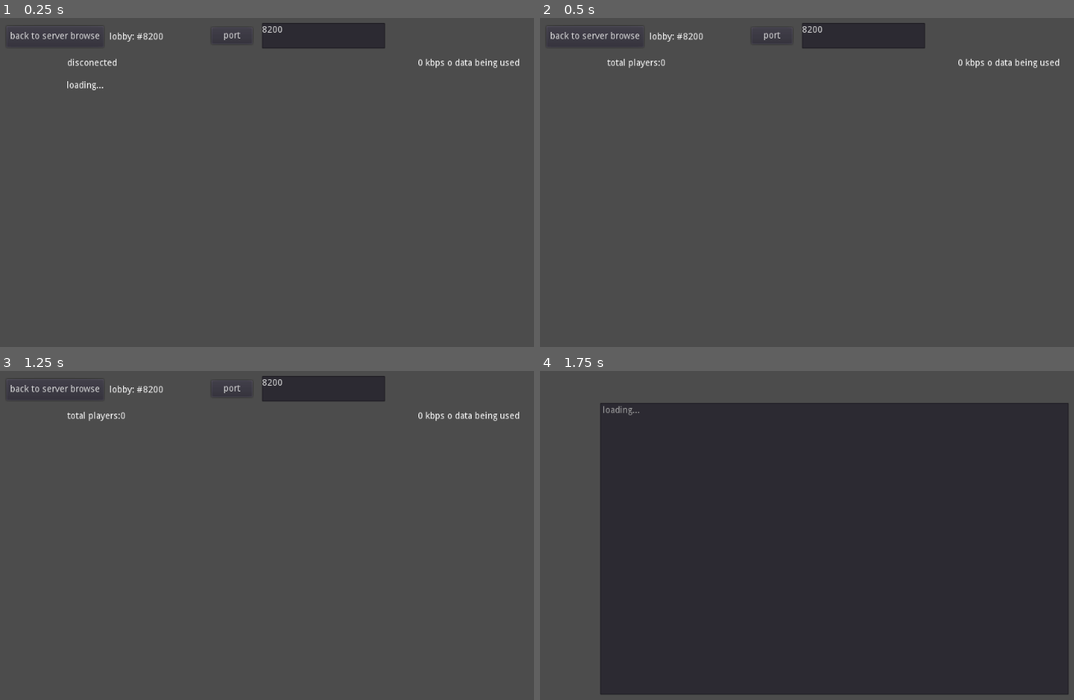
Above: before the commit, frames 1-4 (two rows, left to right).
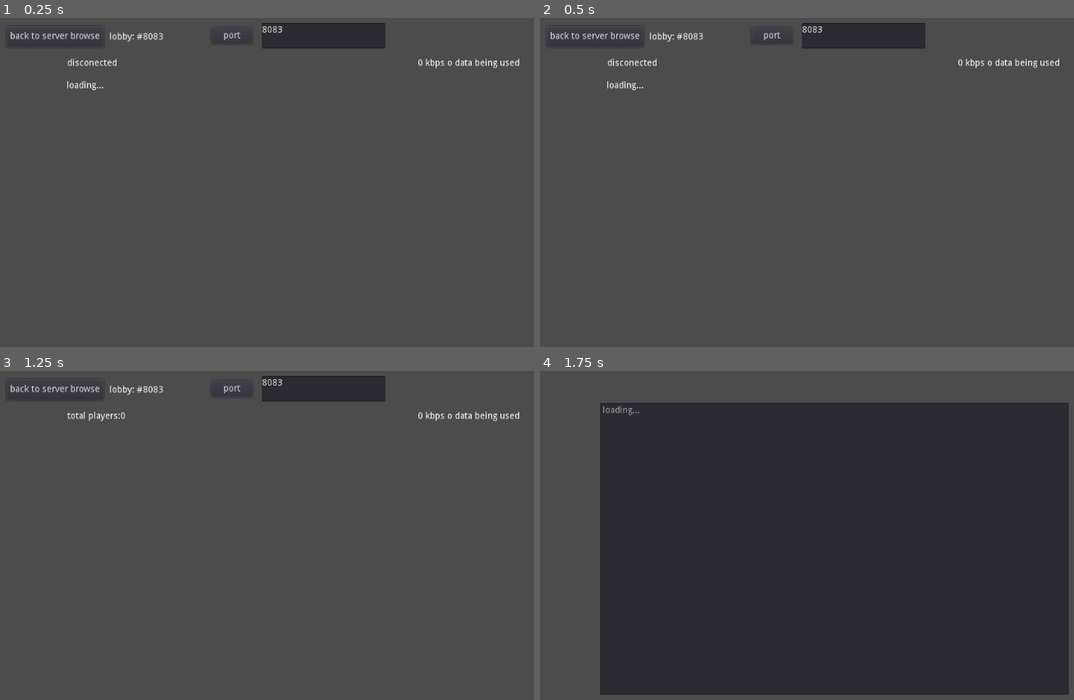
Above: after the commit, the same moments.

Repository: Galomortal47/Golang
Game: Godot game, scene res://Multyplayer.tscn
Same seed, same stepped clock (60 frames per second), same inputs: the game is played once before the commit and once after it. This scene is started directly instead of the project's main scene.
Inputs:
- Up to frame 1 (0.25 s): no input
- Up to frame 2 (0.5 s): no input
- Up to frame 3 (1.25 s): click "port" at 0.5 s
- Up to frame 4 (1.75 s): click "back to server browse" at 1.25 s

The runs differ from the first frame. In frame 1, less than 0.1% of the frame differs, in the area x 27-53%, y 2-7%; in frame 2, 0.3%, in the area x 12-53%, y 2-22%; in frame 3, less than 0.1%; in frame 4, nothing differs.

Commit message:
reverting to back up, new version sucks

Diff:
--- a/Multyplayer2/benchmark/Benchmark.gd
+++ b/Multyplayer2/benchmark/Benchmark.gd
@@ -1,18 +1,18 @@
 extends Node
 
 var x = 0
-var test = 31
+var test = 32
 var multi = load("res://benchmark/Multiplayer.tscn")
 
 func _ready():
-	for i in range(0,1):
-		get_node("/root/Singleton").PORT = 8082
+	for i in range(0,5):
+		get_node("/root/Singleton").PORT = 8082 + i
 		spawn()
 	print(get_child_count())
 
 func spawn():
 	for i in range(0,test):
 		var new_instance = multi.instance()
-		new_instance.json.id = "bot" + str(x)
+		new_instance.json.id = str(x)
 		add_child(new_instance)
 		x += 1
--- a/Multyplayer2/code/MultiplayerBrowse.gd
+++ b/Multyplayer2/code/MultiplayerBrowse.gd
@@ -8,23 +8,22 @@
 
 
 func _physics_process(delta):
-	if not string == "{}":
-		var spliter = string.lstrip("[")
-		spliter = spliter.split("},")
-		spliter = Array(spliter)
-		browse_list = []
-		for i in spliter:
-				var piece = i + "}"
-				if validate_json(piece) == "":
-					var json = parse_json(piece)
-					var space = "         "
-					var line = "players: " + json.currplayer + "/" + json.maxplayers
-					var line2 = line + space +" map: " + json.map + space + " gamemode: "
-					var line3 = line2 + json.gamemode + space + " name: " + json.servername
-					var line4 = line3 + space + " ip:" + json.ip
-					browse_list.append(str(line4))
-					json_list.append(json)
-		pass
+	var spliter = string.lstrip("[")
+	spliter = spliter.split("},")
+	spliter = Array(spliter)
+	browse_list = []
+	for i in spliter:
+			var piece = i + "}"
+			if validate_json(piece) == "":
+				var json = parse_json(piece)
+				var space = "         "
+				var line = "players: " + json.currplayer + "/" + json.maxplayers
+				var line2 = line + space +" map: " + json.map + space + " gamemode: "
+				var line3 = line2 + json.gamemode + space + " name: " + json.servername
+				var line4 = line3 + space + " ip:" + json.ip
+				browse_list.append(str(line4))
+				json_list.append(json)
+	pass
 
 
 func _on_ItemList_item_selected(index):
--- a/Multyplayer2/code/MultiplayerChild.gd
+++ b/Multyplayer2/code/MultiplayerChild.gd
@@ -6,7 +6,7 @@
 
 func _physics_process(delta):
 	refresh_frames += 1
-	if  refresh_frames > 15:
+	if  refresh_frames > 30:
 		pinglist()
 		refresh_frames = 0
 
@@ -17,11 +17,8 @@
 	for i in data.keys():
 		if data.has(i):
 			if data[str(i)].has("time"):
-				var time = (OS.get_system_time_msecs() - int(data[str(i)]["time"]))  - (1000/get_node("/root/Singleton").framerate*2)
-				if time > 1000:
-					pinglist[str(i)] = "disconected"
-				else:
-					pinglist[str(i)] = time
+				var time = OS.get_system_time_msecs() - int(data[str(i)]["time"])
+				pinglist[str(i)] = time
 	var gigatext = ""
 	for i in pinglist.keys():
 		gigatext += str(i) + " : ping : " + str(pinglist[i]) + "\n"
--- a/Multyplayer2/code/MultiplayerClass.gd
+++ b/Multyplayer2/code/MultiplayerClass.gd
@@ -6,13 +6,12 @@
 var data
 var string = ""
 var recive_data = {}
-var json = {"id":"player182","data":"test1", "time": 0}
+var json = {"id":"player82","data":"test1", "time": 0}
 var connect = true
 var refresh_frames = 0
 
 func _ready():
 	packet.connect_to_host( get_node("/root/Singleton").Ip, get_node("/root/Singleton").PORT)
-	packet.set_no_delay(true)
 	var timer = Timer.new()
 	timer.autostart = true
 	timer.wait_time = 1.0 / get_node("/root/Singleton").framerate
@@ -21,7 +20,6 @@
 
 func _sync():
 	json["time"] = str(OS.get_system_time_msecs())
-	json["password"] = get_node("/root/Singleton").password
 	if not packet.is_connected_to_host():
 			packet.connect_to_host( get_node("/root/Singleton").Ip, get_node("/root/Singleton").PORT)
 	var peerstream = PacketPeerStream.new()
@@ -30,4 +28,5 @@
 		data = (peerstream.get_packet())
 		string = data.get_string_from_ascii()
 		recive_data = parse_json(string)
-	packet.put_string(to_json(json))
+		#print(string)
+	packet.put_string(to_json(json) + "\n")
--- a/Multyplayer2/singleton.gd
+++ b/Multyplayer2/singleton.gd
@@ -1,6 +1,5 @@
 extends Node
 
-var PORT = 8200
-var Ip = '34.95.142.100'#"35.247.192.247"
+var PORT = 8083
+var Ip = "35.247.192.247"
 var framerate = 30
-var password = "35c246d5"
Not shown, changed: run.js
Not shown, changed: server.go
